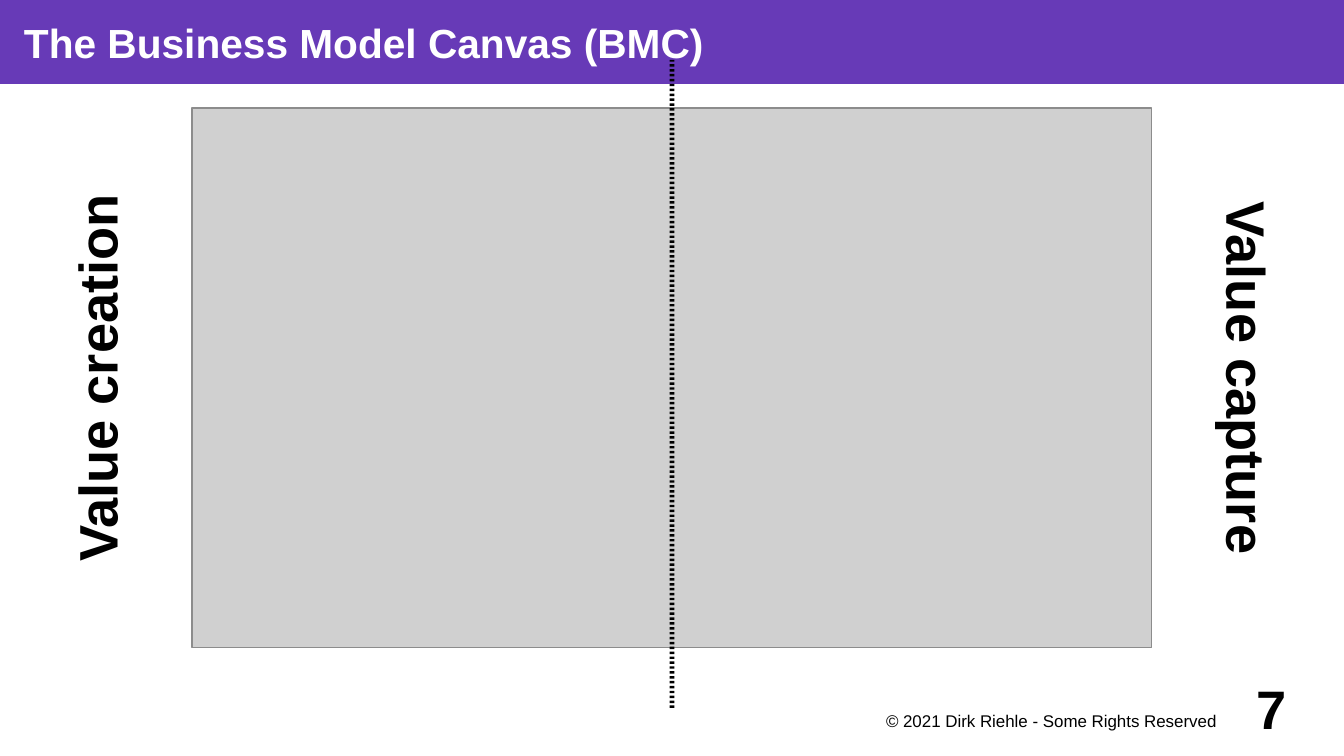
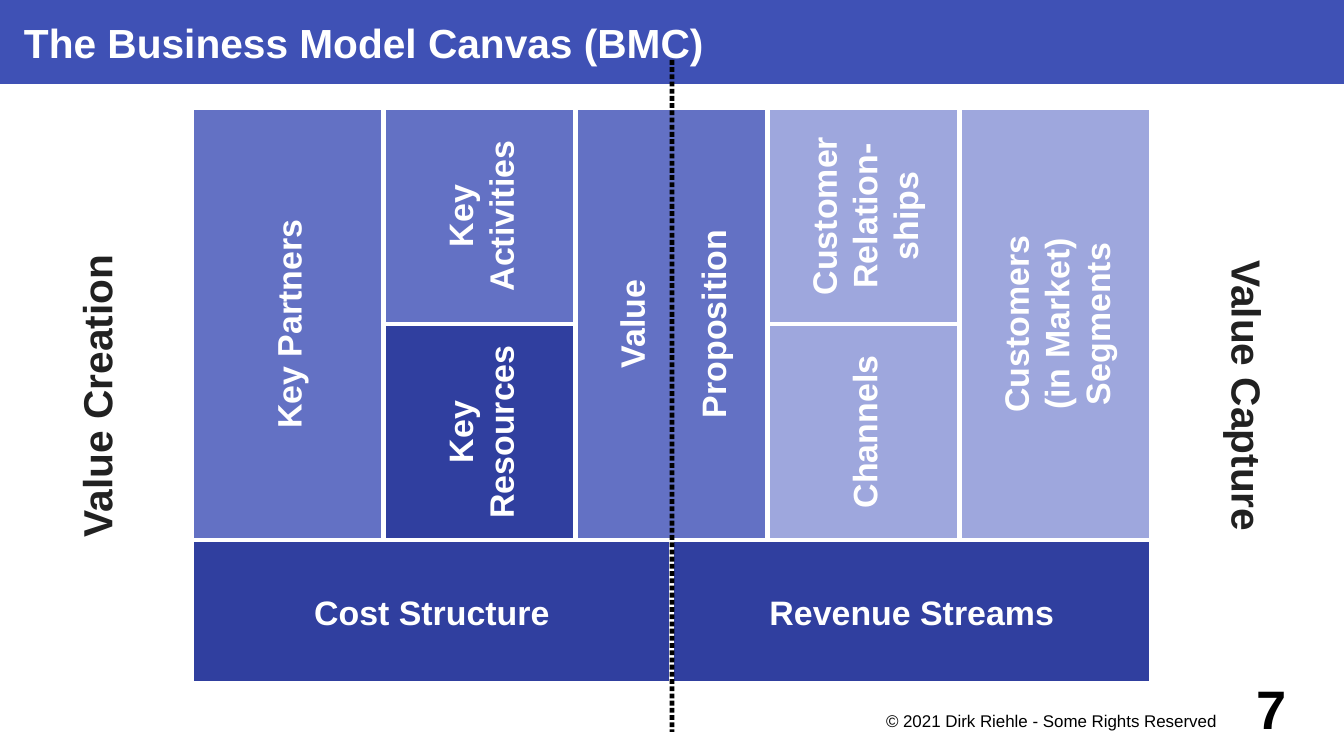
Before and after one commit to dirkriehle/coss-course, a slide deck: slide 7 of Lecture slides/COSS B04 - Business Models.odp. Drawn at 1344x756 pixels with LibreOffice and Linux fonts; fonts in the diff are those of the drawing; grey boxes stand for pictures. Boxes give left, top, right and bottom in pixels: in the first picture for what was removed or moved away, otherwise in the second. Text is boxed around its words. In the diff, an @@ line names an element or a change of style, - is before the commit and + after.

```diff
--- a/Lecture slides/COSS B04 - Business Models.odp
+++ b/Lecture slides/COSS B04 - Business Models.odp
@@ title "The Business Model Canvas (BMC)" at (x1=0, y1=0, x2=1344, y2=84): fill #673AB7 to #3F51B5 @@
@@ line moved from (672, 709) - (672, 60) to (672, 60) - (672, 732) @@
@@ picture removed at (x1=191, y1=109, x2=1151, y2=649) @@
@@ group added at (x1=191, y1=107, x2=1153, y2=684): 9 rectangles @@
+Cost Structure
+Revenue Streams
+Key Partners
+Key
+Activities
+Key
+Resources
+Customer
+Relation-
+ships
+Channels
+Value
+Proposition
+Customers
+(in Market)
+Segments
@@ text at (x1=75, y1=271, x2=120, y2=534): text changed; size 32 to 24 pt; text colour #000000 to #212121 @@
-Value creation
+Value Creation
@@ text at (x1=1223, y1=270, x2=1268, y2=527): text changed; size 32 to 24 pt; text colour #000000 to #212121 @@
-Value capture
+Value Capture
```
Also in this commit, not shown: 52 other slides changed, 19 other files.
